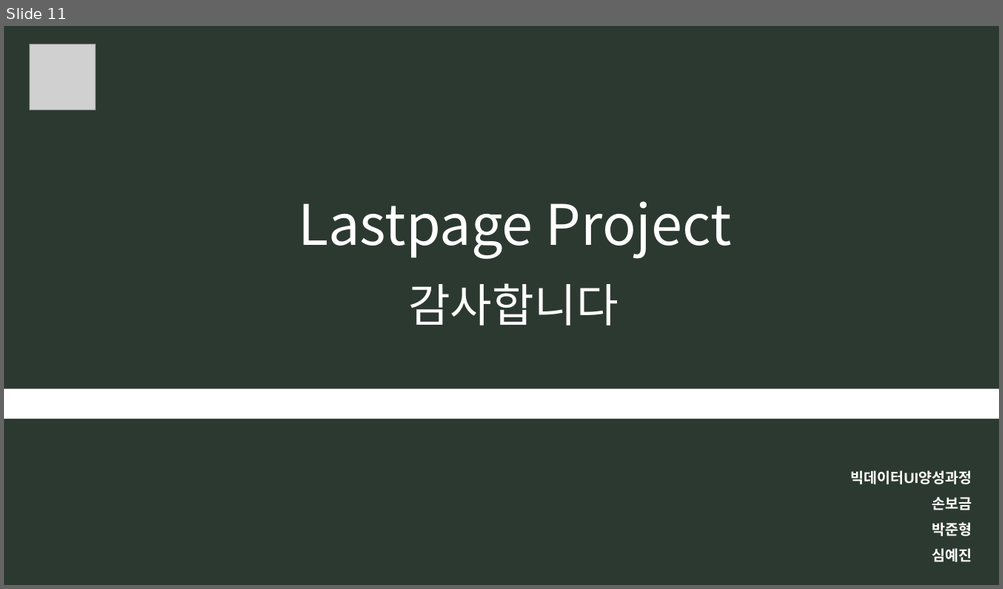
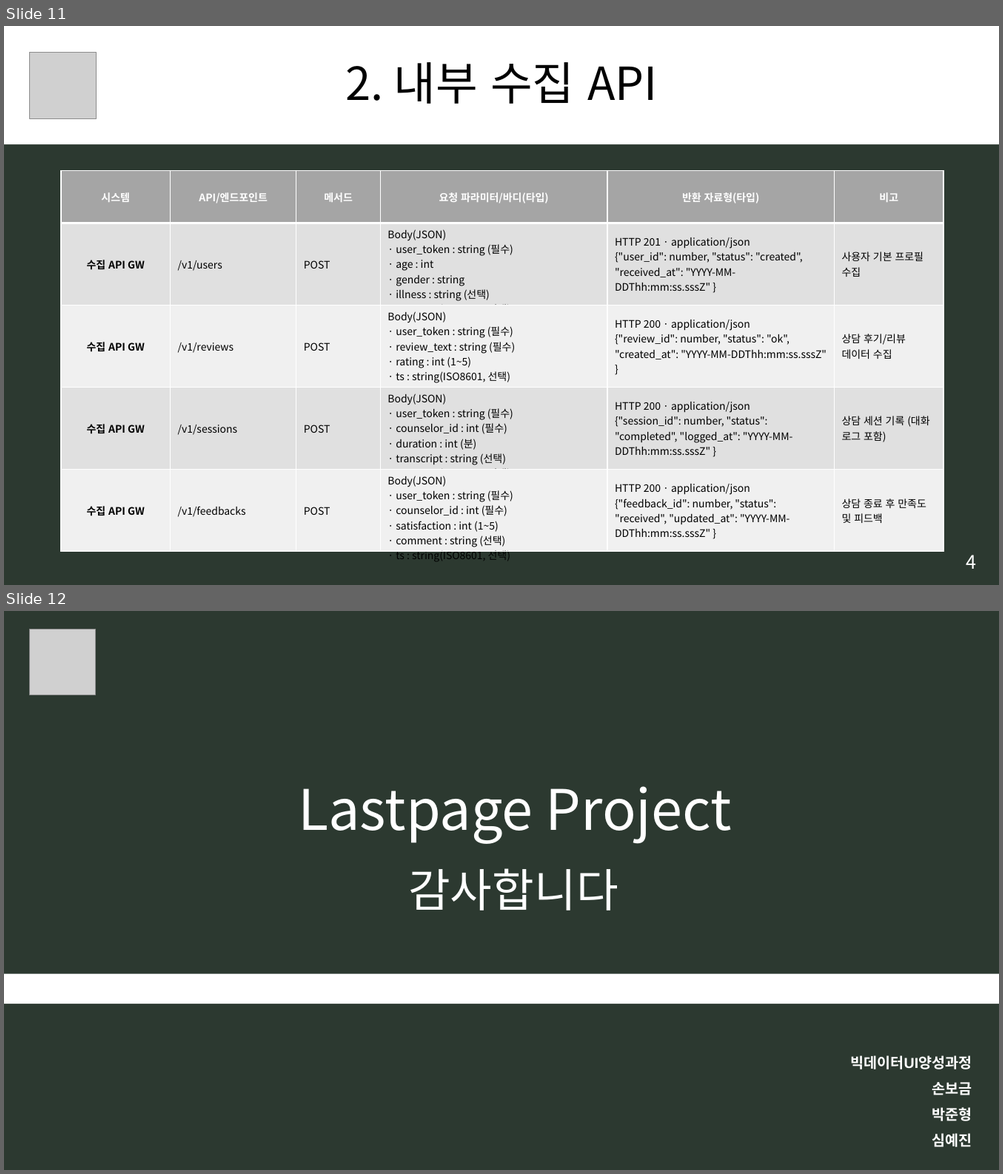
Before and after one commit to BIGDATA-UI-T3/Lastpage_Project, a slide deck: [모듈] 10. 빅데이터 분석기획_보금.pptx. Shown one above the other, each under a label of ours: slide 11 before the commit, slides 11 and 12 after it. The pictures are 1003x589 and 1003x1174 pixels, drawn with LibreOffice and Linux fonts; fonts in the diff are those of the drawing; grey boxes stand for pictures. Boxes give left, top, right and bottom in pixels: in the first picture for what was removed or moved away, otherwise in the second. Text is boxed around its words. In the diff, an @@ line names an element or a change of style, - is before the commit and + after.

```diff
--- a/[모듈] 10. 빅데이터 분석기획_보금.pptx
+++ b/[모듈] 10. 빅데이터 분석기획_보금.pptx
@@ slide 11 added at [4,26,999,585], background #2C3930 @@
@@ rectangle added at [4,26,999,144], fill #FFFFFF, 44 pt, text #000000 @@
+2. 내부 수집 API
@@ picture added at [29,52,96,118] @@
@@ table added at [61,171,942,565], 5 rows, 6 columns @@
+시스템 | API/엔드포인트 | 메서드 | 요청 파라미터/바디(타입) | 반환 자료형(타입) | 비고
+수집 API GW | /v1/users | POST | Body(JSON) / · user_token : string (필수) / · age : int / · gender : string / · illness : string (선택) / · ts : string(ISO8601, 선택) | HTTP 201 · application/json / {"user_id": number, "status": "created", "received_at": "YYYY-MM-DDThh:mm:ss.sssZ" } | 사용자 기본 프로필 수집
+수집 API GW | /v1/reviews | POST | Body(JSON) / · user_token : string (필수) / · review_text : string (필수) / · rating : int (1~5) / · ts : string(ISO8601, 선택) | HTTP 200 · application/json / {"review_id": number, "status": "ok", "created_at": "YYYY-MM-DDThh:mm:ss.sssZ" } | 상담 후기/리뷰 데이터 수집
+수집 API GW | /v1/sessions | POST | Body(JSON) / · user_token : string (필수) / · counselor_id : int (필수) / · duration : int (분) / · transcript : string (선택) / · ts : string(ISO8601, 선택) | HTTP 200 · application/json / {"session_id": number, "status": "completed", "logged_at": "YYYY-MM-DDThh:mm:ss.sssZ" } | 상담 세션 기록 (대화 로그 포함)
+수집 API GW | /v1/feedbacks | POST | Body(JSON) / · user_token : string (필수) / · counselor_id : int (필수) / · satisfaction : int (1~5) / · comment : string (선택) / · ts : string(ISO8601, 선택) | HTTP 200 · application/json / {"feedback_id": number, "status": "received", "updated_at": "YYYY-MM-DDThh:mm:ss.sssZ" } | 상담 종료 후 만족도 및 피드백
@@ text added at [966,555,976,569], 18 pt, text #FFFFFF @@
+4
@@ what was slide 11 is now slide 12 @@
```
Also in this commit, not shown: 6 slides changed.
